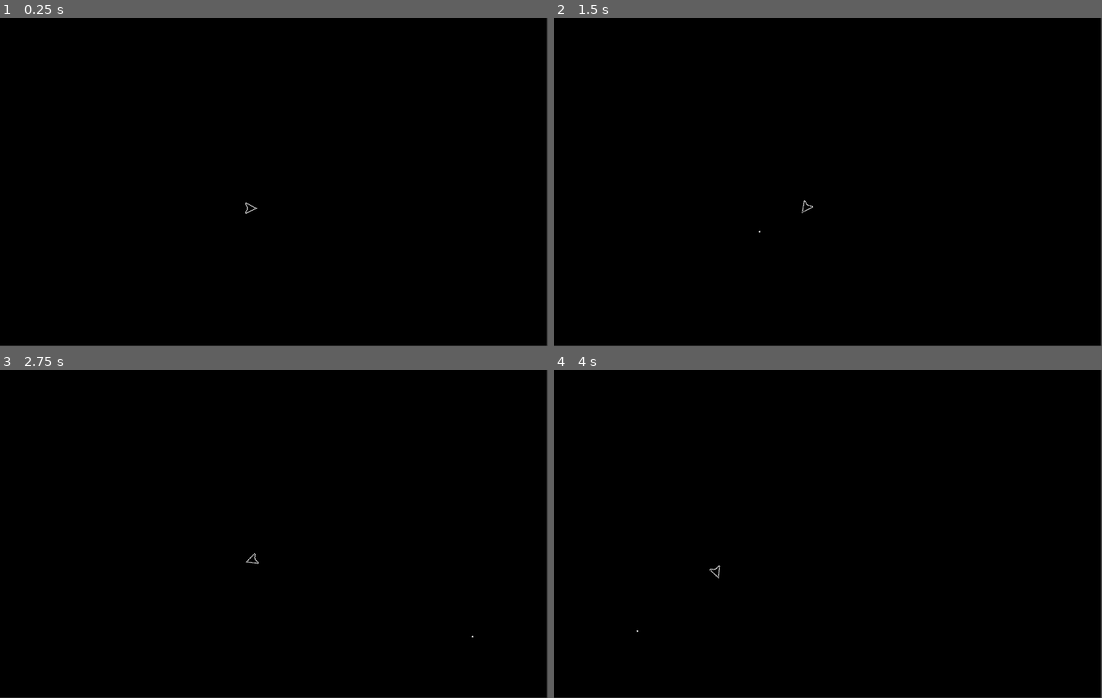
Above: before the commit, frames 1-4 (two rows, left to right).
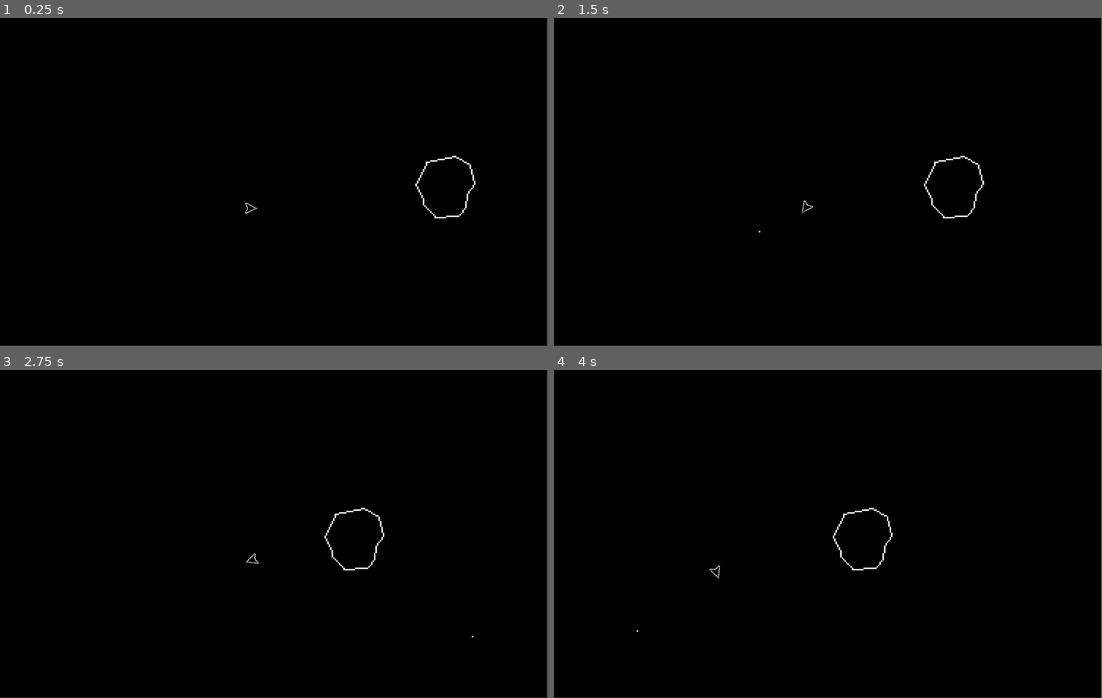
Above: after the commit, the same moments.

Repository: LMem001/Asteroid
Game: Godot game, scene res://src/scenes/asteroid.tscn
The game is run twice, just before and just after one commit, with the same random seed, the same clock (stepped at 60 frames per second) and the same inputs.
Inputs:
- Up to frame 1 (0.25 s): no input
- Up to frame 2 (1.5 s): hold Right (rotate_right) 0.53-1.28 s; tap Space (shot) at 0.6, 1.35 s; hold Left (rotate_left) from 1.28 s (still down)
- Up to frame 3 (2.75 s): release Left (rotate_left) at 2.03 s; hold Right (rotate_right) from 2.03 s (still down); tap Space (shot) at 2.1 s
- Up to frame 4 (4 s): release Right (rotate_right) at 2.78 s; hold Up (thrust) 2.78-3.53 s; tap Space (shot) at 2.85, 3.6 s; hold Left (rotate_left) from 3.53 s (still down)

The runs differ from the first frame. In frame 1, 0.2% of the frame differs, in the area x 75-87%, y 41-62%; in frame 2, 0.2%, in the area x 67-79%, y 41-62%; in frame 3, 0.2%; in frame 4, 0.2%.

Commit message:
created rock_big entity

Diff:
--- a/project.godot
+++ b/project.godot
@@ -13,7 +13,7 @@
 config/name="Asteroid"
 run/main_scene="res://src/scenes/asteroid.tscn"
 config/features=PackedStringArray("4.2", "Forward Plus")
-config/icon="res://assets/icon.svg"
+config/icon="res://assets/images/icon.svg"
 
 [display]
 
--- a/src/scenes/asteroid.tscn
+++ b/src/scenes/asteroid.tscn
@@ -1,7 +1,8 @@
-[gd_scene load_steps=3 format=3 uid="uid://bd3jtsr7scxgm"]
+[gd_scene load_steps=4 format=3 uid="uid://bd3jtsr7scxgm"]
 
 [ext_resource type="PackedScene" uid="uid://bvwejscqp4nnh" path="res://src/scenes/player.tscn" id="1_lyfa0"]
-[ext_resource type="Script" path="res://src/scenes/asteroid.gd" id="1_v1xsf"]
+[ext_resource type="Script" path="res://src/scripts/asteroid.gd" id="1_v1xsf"]
+[ext_resource type="PackedScene" uid="uid://qsvg2874ena8" path="res://src/scenes/rock_big.tscn" id="3_ooq6n"]
 
 [node name="Asteroid" type="Node2D" node_paths=PackedStringArray("canvas_layer", "player")]
 script = ExtResource("1_v1xsf")
@@ -22,3 +23,6 @@
 offset_right = -3.0
 offset_bottom = -0.100037
 color = Color(0, 0, 0, 1)
+
+[node name="Rock_Big" parent="." instance=ExtResource("3_ooq6n")]
+position = Vector2(1241, 464)
--- a/src/scenes/bullet_player.tscn
+++ b/src/scenes/bullet_player.tscn
@@ -1,7 +1,7 @@
 [gd_scene load_steps=4 format=3 uid="uid://cb7ddbqr6id0j"]
 
 [ext_resource type="Script" path="res://src/scripts/bullet_player.gd" id="1_30c2c"]
-[ext_resource type="Texture2D" uid="uid://bli1c1hrk7iyl" path="res://assets/bullet.png" id="2_u0g2u"]
+[ext_resource type="Texture2D" uid="uid://bli1c1hrk7iyl" path="res://assets/images/bullet.png" id="2_avtot"]
 
 [sub_resource type="RectangleShape2D" id="RectangleShape2D_3q2aw"]
 size = Vector2(8, 8)
@@ -11,7 +11,9 @@
 script = ExtResource("1_30c2c")
 
 [node name="Sprite2D" type="Sprite2D" parent="."]
-texture = ExtResource("2_u0g2u")
+texture = ExtResource("2_avtot")
 
 [node name="CollisionShape2D" type="CollisionShape2D" parent="."]
 shape = SubResource("RectangleShape2D_3q2aw")
+
+[connection signal="body_entered" from="." to="." method="_on_body_entered"]
--- a/src/scenes/player.tscn
+++ b/src/scenes/player.tscn
@@ -1,6 +1,6 @@
 [gd_scene load_steps=3 format=3 uid="uid://bvwejscqp4nnh"]
 
-[ext_resource type="Texture2D" uid="uid://d1tfh8np2troa" path="res://assets/spaceship.png" id="1_bx873"]
+[ext_resource type="Texture2D" uid="uid://d1tfh8np2troa" path="res://assets/images/spaceship.png" id="1_bx873"]
 [ext_resource type="Script" path="res://src/scripts/player.gd" id="1_oegcm"]
 
 [node name="Player" type="CharacterBody2D"]
--- /dev/null
+++ b/src/scenes/rock_big.tscn
@@ -0,0 +1,13 @@
+[gd_scene load_steps=3 format=3 uid="uid://qsvg2874ena8"]
+
+[ext_resource type="Texture2D" uid="uid://dd7xgcxpk7jfk" path="res://assets/images/rock-big.png" id="1_if6f1"]
+[ext_resource type="Script" path="res://src/scripts/rock_big.gd" id="1_j3wrv"]
+
+[node name="Rock_Big" type="RigidBody2D" groups=["gRock"]]
+script = ExtResource("1_j3wrv")
+
+[node name="Sprite2D" type="Sprite2D" parent="."]
+texture = ExtResource("1_if6f1")
+
+[node name="CollisionPolygon2D" type="CollisionPolygon2D" parent="."]
+polygon = PackedVector2Array(18, -87, 30, -87, 71, -62, 82, -17, 82, -6, 63, 23, 62, 38, 58, 58, 38, 83, 2, 82, 2, 86, -31, 86, -31, 81, -62, 50, -63, 34, -78, 5, -82, -3, -83, -10, -54, -63, -54, -70, -24, -74, -21, -78, -1, -82, 17, -82)
--- a/src/scenes/asteroid.gd
+++ b/src/scripts/asteroid.gd
@@ -6,6 +6,10 @@
 func _physics_process(delta):
 	# wrap player when exits from canvas layer
 	_wrap_around(player)
+
+	for rock in get_tree().get_nodes_in_group("gRock"):
+		#rock._change_direction()
+		_wrap_around(rock)
 
 func _ready():
 	# Ottieni la dimensione del CanvasLayer
--- a/src/scripts/bullet_player.gd
+++ b/src/scripts/bullet_player.gd
@@ -11,3 +11,7 @@
 	travelled_distance += speed * delta
 	if travelled_distance > range:
 		queue_free()
+
+
+func _on_body_entered(body):
+	print (body.name)
--- /dev/null
+++ b/src/scripts/rock_big.gd
@@ -0,0 +1,25 @@
+extends RigidBody2D
+
+var speed : float = 100.0
+var possible_values = [0, 1, -1]
+var x = 0
+var y = 0
+
+func _ready():
+	x = get_random_value()
+	y = get_random_value()
+
+func _integrate_forces(state):
+	gravity_scale = 0        # deactivate gravity that pulls mass towards the bottom of the screen
+	linear_velocity = Vector2(x, y).normalized() * speed
+
+func get_random_value():
+	# decide randomly the value of x and y
+	var rand = possible_values[randi() % possible_values.size()]
+	# we don't want both x and y to be 0, so delete that position if it cames out once
+	if rand == 0:
+		possible_values.pop_front()
+	return rand
+
+func get_damage():
+	queue_free()
Renamed: assets/bullet.png -> assets/images/bullet.png
Not shown, changed: assets/images/bullet.png.import
Renamed: assets/icon.svg -> assets/images/icon.svg
Not shown, changed: assets/images/icon.svg.import
Renamed: assets/rock-big.png -> assets/images/rock-big.png
Not shown, changed: assets/images/rock-big.png.import
Renamed: assets/rock_small.png -> assets/images/rock-medium.png
Not shown, changed: assets/images/rock-medium.png.import
Binary file added: assets/images/rock-small.png
Not shown, added: assets/images/rock-small.png.import
Renamed: assets/spaceship.png -> assets/images/spaceship.png
Not shown, changed: assets/images/spaceship.png.import
(and 1 more such lines)
